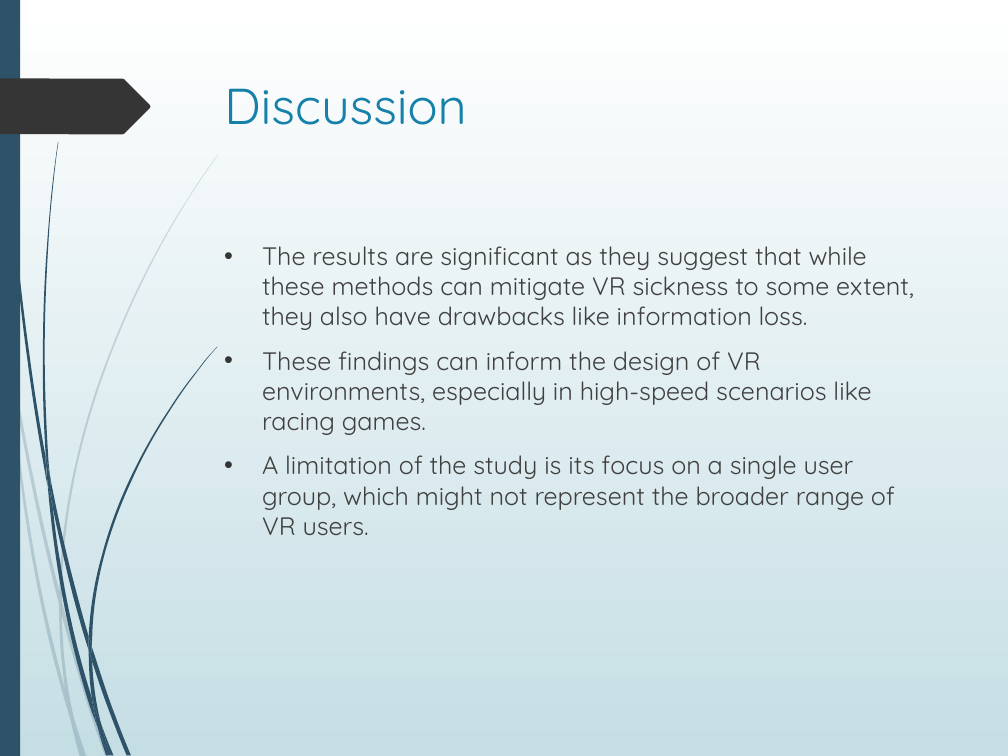
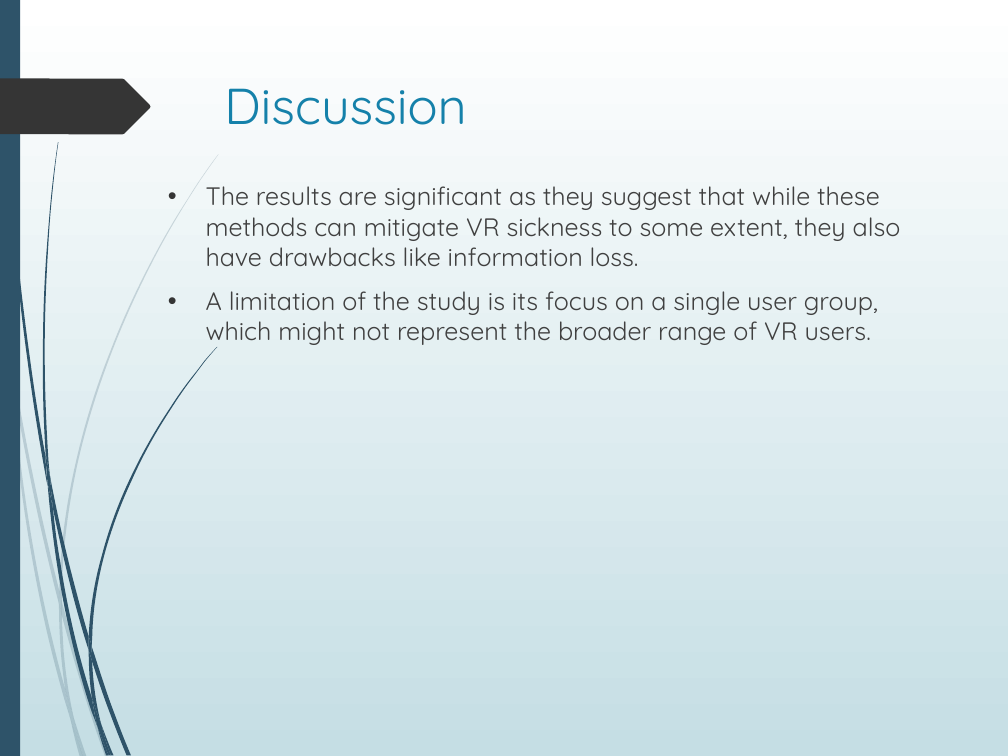
Before and after one commit to Akash3121/3D, a slide deck: slide 16 of Paper-Presentation/Akash - VR_Sickness_Mitigation_Methods_Presentation.pptx (slide 17 before the commit). Drawn at 1008x756 pixels with LibreOffice and Linux fonts; fonts in the diff are those of the drawing. Boxes give left, top, right and bottom in pixels: in the first picture for what was removed or moved away, otherwise in the second. Text is boxed around its words. In the diff, an @@ line names an element or a change of style, - is before the commit and + after.

```diff
--- a/Paper-Presentation/Akash - VR_Sickness_Mitigation_Methods_Presentation.pptx
+++ b/Paper-Presentation/Akash - VR_Sickness_Mitigation_Methods_Presentation.pptx
@@ text "The results are significant as ..." moved from (x1=262, y1=246, x2=914, y2=535) to (x1=206, y1=186, x2=901, y2=345) @@
@@ text at (x1=262, y1=351, x2=871, y2=435): paragraph removed @@
-• These findings can inform the design of VR environments, especially in high-speed scenarios like racing games.
```
Also in this commit, not shown: 5 other slides changed, 1 slide removed.
